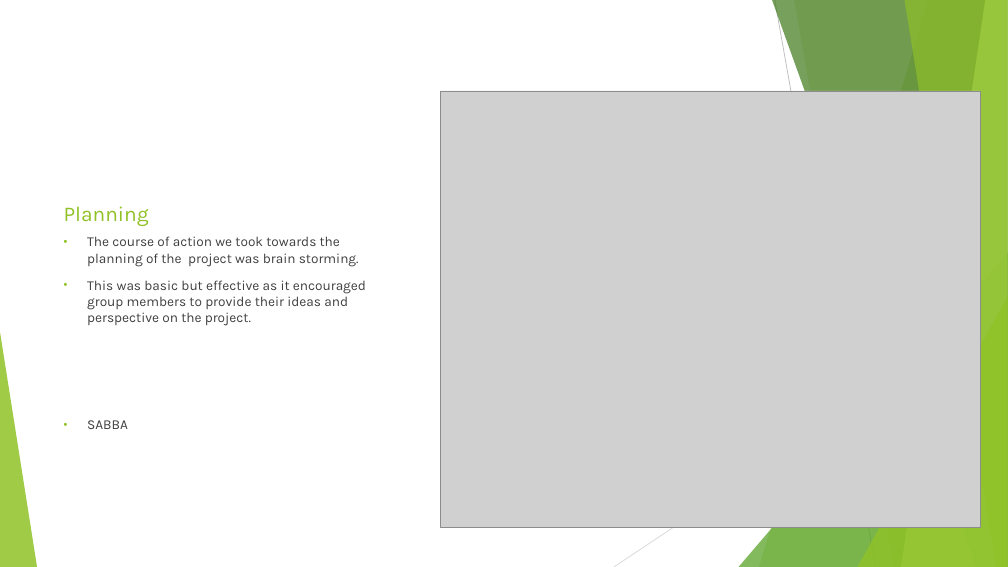
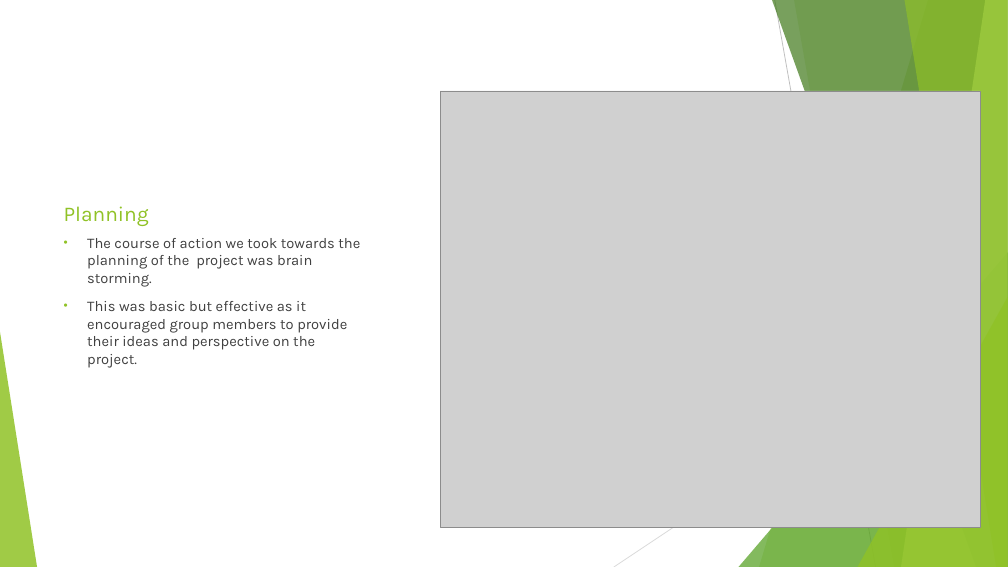
Before and after one commit to ASA786/supermarket_app, a slide deck: slide 4 of Team Project/Presentation (1).pptx. Drawn at 1008x567 pixels with LibreOffice and Linux fonts; fonts in the diff are those of the drawing; grey boxes stand for pictures. Boxes give left, top, right and bottom in pixels: in the first picture for what was removed or moved away, otherwise in the second. Text is boxed around its words. In the diff, an @@ line names an element or a change of style, - is before the commit and + after.

```diff
--- a/Team Project/Presentation (1).pptx
+++ b/Team Project/Presentation (1).pptx
@@ text "The course of action we ..." at <box>87,238,360,368</box>: size 12.9 to 14 pt @@
@@ text at <box>87,420,128,429</box>: paragraph removed @@
-• SABBA
```
Also in this commit, not shown: 14 other slides changed, 5 slides added, 3 slides removed.
